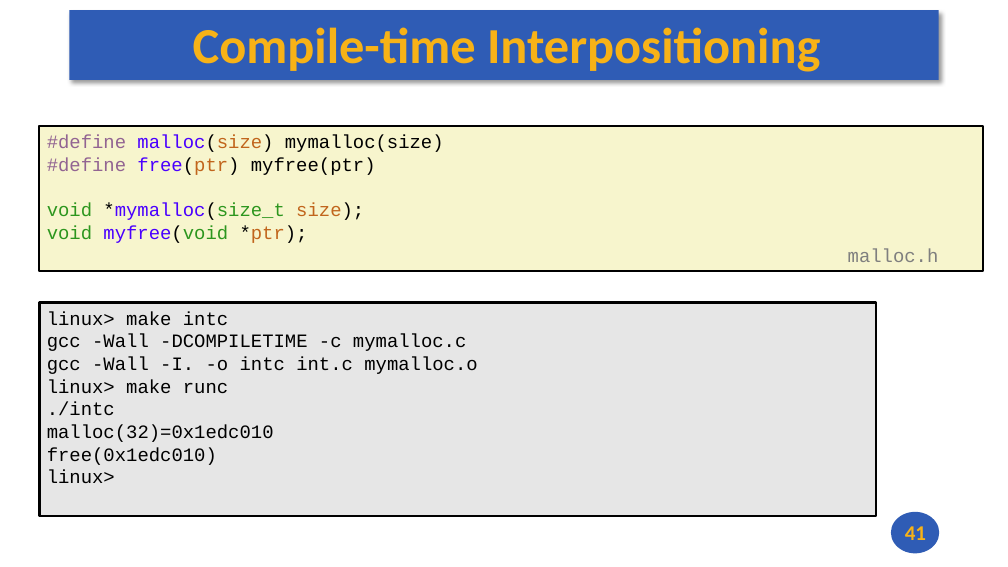
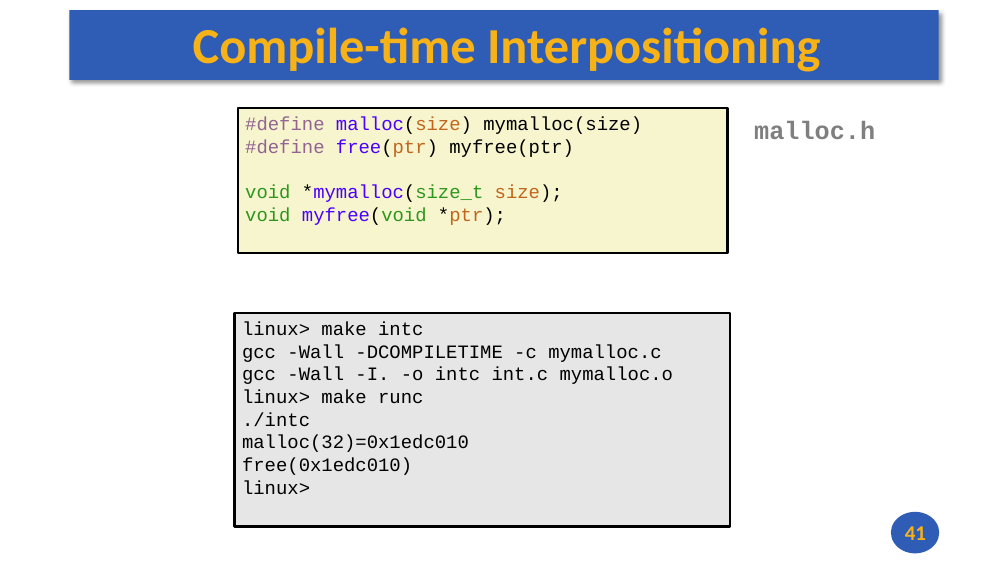
Before and after one commit to andrewt0301/hse-acos-course, a slide deck: slide 41 of docs/part2os/04_Linking/OS_Lecture_04.pptx. Drawn at 1008x567 pixels with LibreOffice and Linux fonts; fonts in the diff are those of the drawing. Boxes give left, top, right and bottom in pixels: in the first picture for what was removed or moved away, otherwise in the second. Text is boxed around its words. In the diff, an @@ line names an element or a change of style, - is before the commit and + after.

```diff
--- a/docs/part2os/04_Linking/OS_Lecture_04.pptx
+++ b/docs/part2os/04_Linking/OS_Lecture_04.pptx
@@ rectangle "#define malloc(size) mymalloc(size)": place and size @@
-rectangle "#define malloc(size) mymalloc(size)" at [39, 126, 983, 271]
+rectangle "#define malloc(size) mymalloc(size)" at [238, 108, 728, 253]
@@ text "malloc.h": place and size @@
-text "malloc.h" at [848, 249, 939, 262]
+text "malloc.h" at [754, 121, 875, 139]
@@ text "malloc.h" at [754, 121, 875, 139]: size 18 to 24 pt, bold on @@
@@ rectangle "linux> make intc": place and size @@
-rectangle "linux> make intc" at [39, 302, 876, 516]
+rectangle "linux> make intc" at [234, 313, 730, 527]
```
Also in this commit, not shown: 35 other slides changed, 1 other file.
